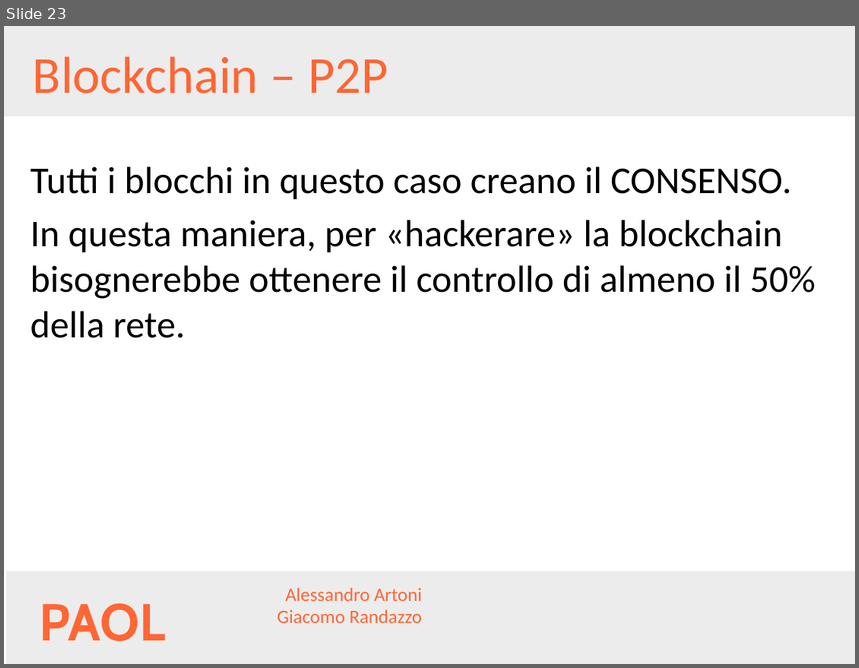
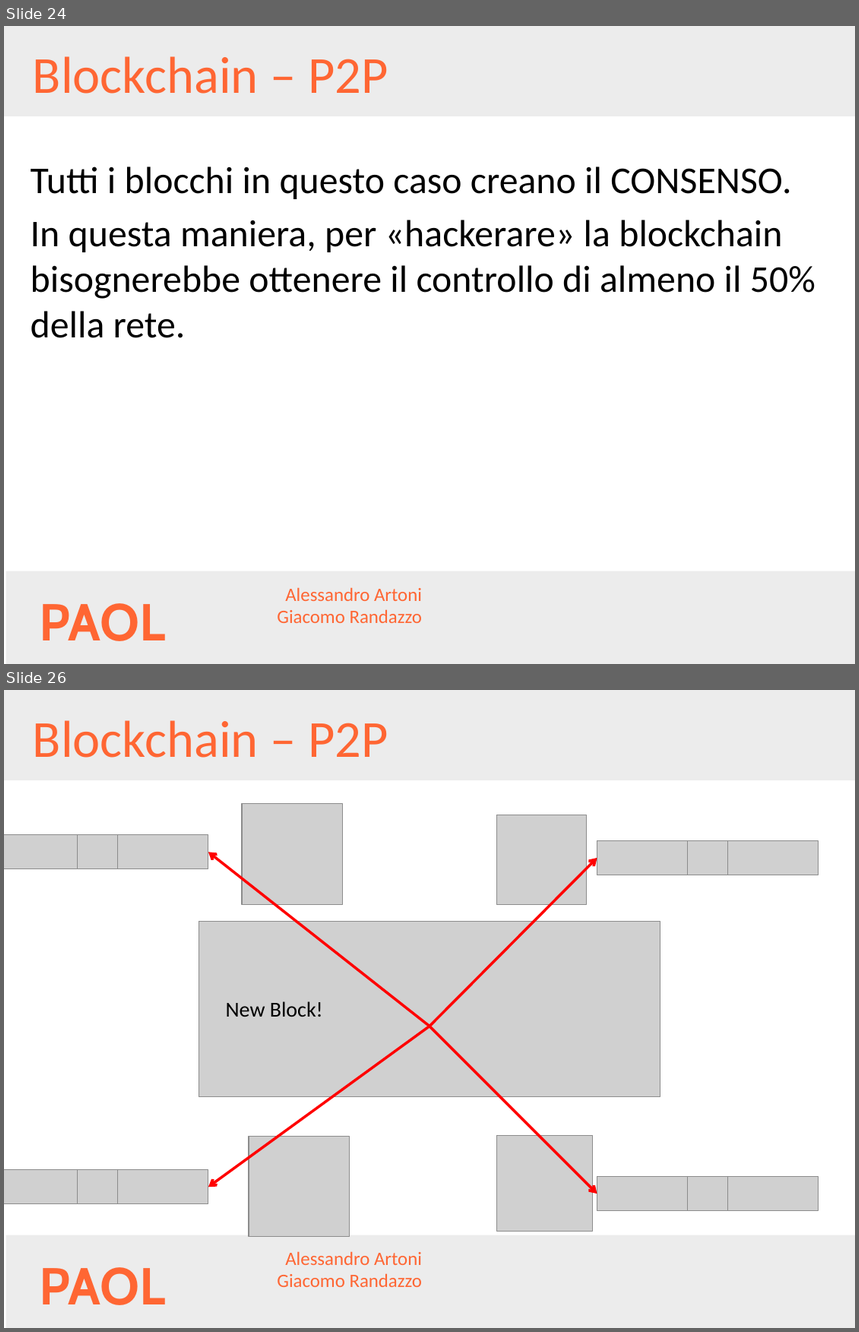
Before and after one commit to AlessandroArtoni/blockchainAndCriptocurrencies, a slide deck: Presentazione.pptx. Shown one above the other, each under a label of ours: slide 23 before the commit, slides 24 and 26 after it; the slides between them are not shown. The pictures are 859x668 and 859x1332 pixels, drawn with LibreOffice and Linux fonts; fonts in the diff are those of the drawing; grey boxes stand for pictures; background and template pictures are left out. Boxes give left, top, right and bottom in pixels: in the first picture for what was removed or moved away, otherwise in the second. Text is boxed around its words. In the diff, an @@ line names an element or a change of style, - is before the commit and + after.

```diff
--- a/Presentazione.pptx
+++ b/Presentazione.pptx
@@ slide 26 added at <box>4,690,855,1328</box>, background #FFFFFF; not listed: 4 template elements that a slide beside it also shows @@
@@ title added at <box>33,720,388,758</box>, 44 pt, text #FF6633 @@
+Blockchain – P2P
@@ picture added at <box>241,804,342,904</box> @@
@@ picture added at <box>496,815,586,904</box> @@
@@ picture added at <box>4,834,77,869</box> @@
@@ picture added at <box>54,834,145,869</box> @@
@@ picture added at <box>118,834,208,869</box> @@
@@ picture added at <box>598,840,687,875</box> @@
@@ picture added at <box>664,840,755,875</box> @@
@@ picture added at <box>728,840,818,875</box> @@
@@ arrow added from (430, 1026) to (208, 852), #FF0000 2.25 pt @@
@@ arrow added from (430, 1026) to (598, 858), #FF0000 2.25 pt @@
@@ picture added at <box>199,922,661,1097</box> @@
@@ text added at <box>226,1002,323,1017</box>, 18 pt, text #000000 @@
+New Block!
@@ arrow added from (430, 1026) to (208, 1187), #FF0000 2.25 pt @@
@@ arrow added from (430, 1026) to (598, 1194), #FF0000 2.25 pt @@
@@ picture added at <box>248,1137,349,1237</box> @@
@@ picture added at <box>496,1136,593,1232</box> @@
@@ picture added at <box>4,1170,77,1204</box> @@
@@ picture added at <box>54,1170,145,1204</box> @@
@@ picture added at <box>118,1170,208,1204</box> @@
@@ picture added at <box>598,1177,687,1211</box> @@
@@ picture added at <box>664,1177,755,1211</box> @@
@@ picture added at <box>728,1177,818,1211</box> @@
@@ what was slide 23 is now slide 24 @@
```
Also in this commit, not shown: 4 slides changed, 3 other slides added, 1 slide removed, 8 other files.
